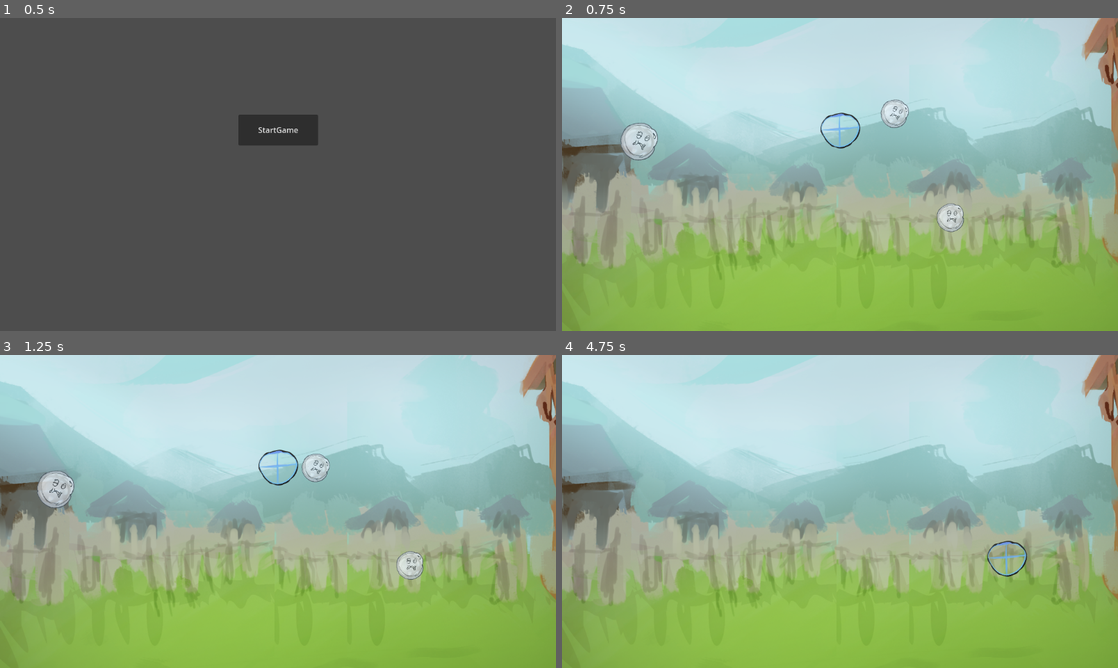
Above: before the commit, frames 1-4 (two rows, left to right).
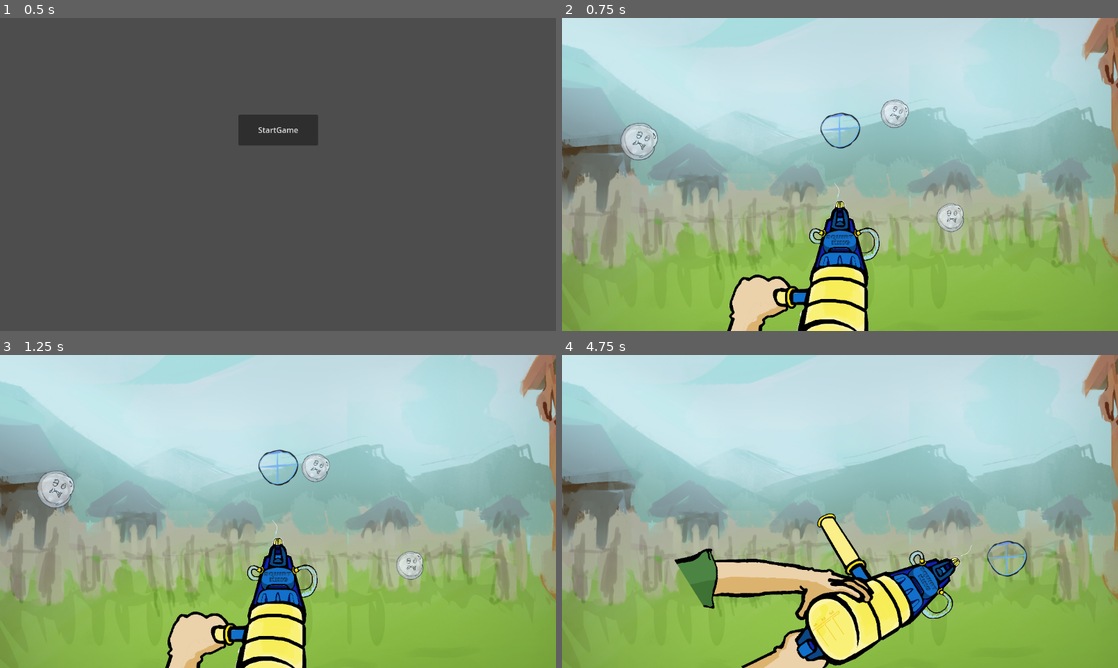
Above: after the commit, the same moments.

Repository: Rupuu/Plyok
Game: Godot game, scene res://scenes/main-menu.tscn
Same seed, same stepped clock (60 frames per second), same inputs: the game is played once before the commit and once after it.
Inputs (mouse positions are in pixels of both pictures, inside the frame that each line leads up to):
- Up to frame 1 (0.5 s): no input
- Up to frame 2 (0.75 s): click "StartGame" at 0.5 s
- Up to frame 3 (1.25 s): no input
- Up to frame 4 (4.75 s): move the mouse to (617, 492) at 1.27 s; click (617, 492) at 1.42 s; tap Space (ui_select) at 1.52, 2.27, 3.77, 4.52 s; move the mouse to (1006, 583) at 2.02 s; click (1006, 583) at 2.17 s; move the mouse to (823, 520) at 2.77 s; click (823, 520) at 2.92 s; move the mouse to (812, 574) at 3.52 s; click (812, 574) at 3.67 s; move the mouse to (1006, 558) at 4.27 s; click (1006, 558) at 4.42 s

Frame 1 is identical in both runs. In frame 2, 5.6% of the frame differs, in the area x 29-58%, y 52-100%; in frame 3, 5.6%; in frame 4, 10%, in the area x 20-74%, y 50-100%.

Commit message:
added sprite for weapon

Diff:
--- a/scenes/level1.tscn
+++ b/scenes/level1.tscn
@@ -23,7 +23,7 @@
 
 [node name="WaterGun" parent="." instance=ExtResource("1_5wikp")]
 top_level = true
-position = Vector2(12, 78)
+position = Vector2(12, 52)
 
 [node name="Camera2D" type="Camera2D" parent="."]
 
--- a/scenes/water_gun.tscn
+++ b/scenes/water_gun.tscn
@@ -1,86 +1,86 @@
 [gd_scene load_steps=39 format=3 uid="uid://dlyxvs2hkjynk"]
 
 [ext_resource type="Script" path="res://scripts/water_gun.gd" id="1_60lgm"]
-[ext_resource type="Texture2D" uid="uid://bqy2a0mtp8yyn" path="res://assets/weapon-sprites/sprite0_strip8.png" id="2_4fkqu"]
+[ext_resource type="Texture2D" uid="uid://duwka1v7h3fq1" path="res://assets/weapon-sprites/weaponsprite.png" id="2_r6y6g"]
 [ext_resource type="Texture2D" uid="uid://bcc65tnfjlm6x" path="res://assets/weapon-sprites/Water_spray_strip15.png" id="4_8qj3v"]
 [ext_resource type="Texture2D" uid="uid://crhi4icl2du43" path="res://assets/weapon-sprites/Spurt_strip.png" id="4_a1sg3"]
 
-[sub_resource type="AtlasTexture" id="AtlasTexture_30jdk"]
-atlas = ExtResource("2_4fkqu")
-region = Rect2(0, 0, 2480, 3364)
-
-[sub_resource type="AtlasTexture" id="AtlasTexture_kcjrf"]
-atlas = ExtResource("2_4fkqu")
-region = Rect2(2480, 0, 2480, 3364)
-
-[sub_resource type="AtlasTexture" id="AtlasTexture_v2ee8"]
-atlas = ExtResource("2_4fkqu")
-region = Rect2(4960, 0, 2480, 3364)
-
-[sub_resource type="AtlasTexture" id="AtlasTexture_xwtee"]
-atlas = ExtResource("2_4fkqu")
-region = Rect2(7440, 0, 2480, 3364)
-
-[sub_resource type="AtlasTexture" id="AtlasTexture_giee6"]
-atlas = ExtResource("2_4fkqu")
-region = Rect2(9920, 0, 2480, 3364)
-
-[sub_resource type="AtlasTexture" id="AtlasTexture_q1qqx"]
-atlas = ExtResource("2_4fkqu")
-region = Rect2(12400, 0, 2480, 3364)
-
-[sub_resource type="AtlasTexture" id="AtlasTexture_ccjhb"]
-atlas = ExtResource("2_4fkqu")
-region = Rect2(14880, 0, 2480, 3364)
-
-[sub_resource type="AtlasTexture" id="AtlasTexture_8ytur"]
-atlas = ExtResource("2_4fkqu")
-region = Rect2(17360, 0, 2480, 3364)
+[sub_resource type="AtlasTexture" id="AtlasTexture_a5wgd"]
+atlas = ExtResource("2_r6y6g")
+region = Rect2(0, 0, 1552, 1646)
+
+[sub_resource type="AtlasTexture" id="AtlasTexture_xdixb"]
+atlas = ExtResource("2_r6y6g")
+region = Rect2(1552, 0, 1552, 1646)
+
+[sub_resource type="AtlasTexture" id="AtlasTexture_1xfba"]
+atlas = ExtResource("2_r6y6g")
+region = Rect2(3104, 0, 1552, 1646)
+
+[sub_resource type="AtlasTexture" id="AtlasTexture_ki8qo"]
+atlas = ExtResource("2_r6y6g")
+region = Rect2(4656, 0, 1552, 1646)
+
+[sub_resource type="AtlasTexture" id="AtlasTexture_ebdhf"]
+atlas = ExtResource("2_r6y6g")
+region = Rect2(6208, 0, 1552, 1646)
+
+[sub_resource type="AtlasTexture" id="AtlasTexture_3v11m"]
+atlas = ExtResource("2_r6y6g")
+region = Rect2(7760, 0, 1552, 1646)
+
+[sub_resource type="AtlasTexture" id="AtlasTexture_it32y"]
+atlas = ExtResource("2_r6y6g")
+region = Rect2(9312, 0, 1552, 1646)
+
+[sub_resource type="AtlasTexture" id="AtlasTexture_6nk5j"]
+atlas = ExtResource("2_r6y6g")
+region = Rect2(10864, 0, 1552, 1646)
 
 [sub_resource type="SpriteFrames" id="SpriteFrames_t7eal"]
 animations = [{
 "frames": [{
 "duration": 1.0,
-"texture": SubResource("AtlasTexture_30jdk")
-}, {
-"duration": 1.0,
-"texture": SubResource("AtlasTexture_kcjrf")
-}, {
-"duration": 1.0,
-"texture": SubResource("AtlasTexture_v2ee8")
-}, {
-"duration": 1.0,
-"texture": SubResource("AtlasTexture_xwtee")
-}, {
-"duration": 1.0,
-"texture": SubResource("AtlasTexture_giee6")
-}, {
-"duration": 1.0,
-"texture": SubResource("AtlasTexture_q1qqx")
-}, {
-"duration": 1.0,
-"texture": SubResource("AtlasTexture_ccjhb")
-}, {
-"duration": 1.0,
-"texture": SubResource("AtlasTexture_8ytur")
-}, {
-"duration": 1.0,
-"texture": SubResource("AtlasTexture_xwtee")
-}, {
-"duration": 1.0,
-"texture": SubResource("AtlasTexture_30jdk")
+"texture": SubResource("AtlasTexture_a5wgd")
+}, {
+"duration": 1.0,
+"texture": SubResource("AtlasTexture_xdixb")
+}, {
+"duration": 1.0,
+"texture": SubResource("AtlasTexture_1xfba")
+}, {
+"duration": 1.0,
+"texture": SubResource("AtlasTexture_ki8qo")
+}, {
+"duration": 1.0,
+"texture": SubResource("AtlasTexture_ebdhf")
+}, {
+"duration": 1.0,
+"texture": SubResource("AtlasTexture_3v11m")
+}, {
+"duration": 1.0,
+"texture": SubResource("AtlasTexture_it32y")
+}, {
+"duration": 1.0,
+"texture": SubResource("AtlasTexture_6nk5j")
+}, {
+"duration": 1.0,
+"texture": SubResource("AtlasTexture_ki8qo")
+}, {
+"duration": 1.0,
+"texture": SubResource("AtlasTexture_1xfba")
+}, {
+"duration": 1.0,
+"texture": SubResource("AtlasTexture_xdixb")
+}, {
+"duration": 1.0,
+"texture": SubResource("AtlasTexture_a5wgd")
 }],
 "loop": false,
 "name": &"reload",
 "speed": 10.0
 }, {
-"frames": [{
-"duration": 1.0,
-"texture": SubResource("AtlasTexture_30jdk")
-}, {
-"duration": 1.0,
-"texture": SubResource("AtlasTexture_30jdk")
-}],
+"frames": [],
 "loop": true,
 "name": &"shoot",
 "speed": 3.0
@@ -276,24 +276,23 @@
 script = ExtResource("1_60lgm")
 
 [node name="Watergun" type="AnimatedSprite2D" parent="."]
-position = Vector2(-60, 140)
-scale = Vector2(0.23871, 0.23871)
+position = Vector2(-43, 208)
+scale = Vector2(0.360825, 0.360825)
 sprite_frames = SubResource("SpriteFrames_t7eal")
-animation = &"shoot"
+animation = &"reload"
 
 [node name="ReloadSpurt" type="AnimatedSprite2D" parent="Watergun"]
-position = Vector2(385.405, 238.784)
+position = Vector2(121.486, -92.162)
 rotation = -3.14159
 scale = Vector2(1.06662, 1.06662)
 sprite_frames = SubResource("SpriteFrames_xc1nl")
-metadata/_edit_lock_ = true
 
 [node name="ShootSpurt2" type="AnimatedSprite2D" parent="Watergun"]
-position = Vector2(410.541, -544.595)
+position = Vector2(108.919, -561.351)
 rotation = -6.27665
 scale = Vector2(0.631455, 0.631455)
 sprite_frames = SubResource("SpriteFrames_xc1nl")
 
 [node name="ShootSpurt" type="AnimatedSprite2D" parent="Watergun"]
-position = Vector2(402.162, -741.487)
+position = Vector2(113.108, -850.404)
 sprite_frames = SubResource("SpriteFrames_wnwv5")
--- a/scripts/water_gun.gd
+++ b/scripts/water_gun.gd
@@ -4,8 +4,8 @@
 const MAX_VERTICAL_DIST = 250
 const MIN_VERTICAL_DIST = -200
 
-const MAX_HORIZONTAL_DIST = 150
-const MIN_HORIZONTAL_DIST = 50
+const MAX_HORIZONTAL_DIST = 200
+const MIN_HORIZONTAL_DIST = 0
 @onready var watergun: AnimatedSprite2D = $Watergun
 @onready var reload_spurt: AnimatedSprite2D = $Watergun/ReloadSpurt
 @onready var shoot_spurt: AnimatedSprite2D = $Watergun/ShootSpurt
